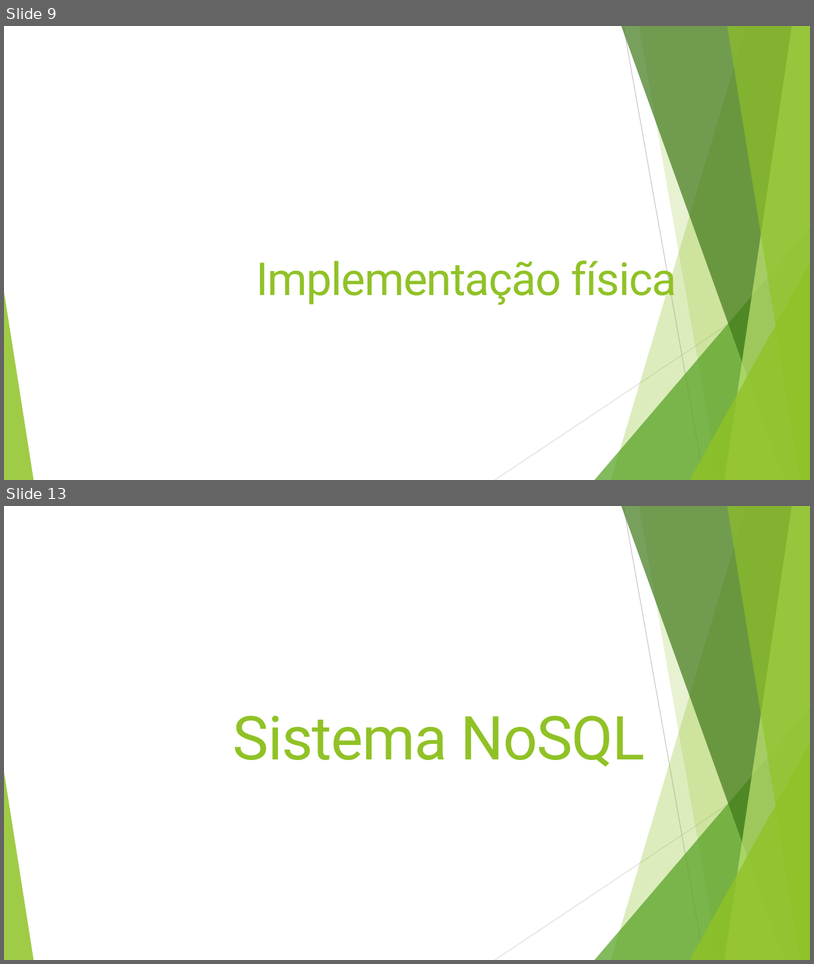
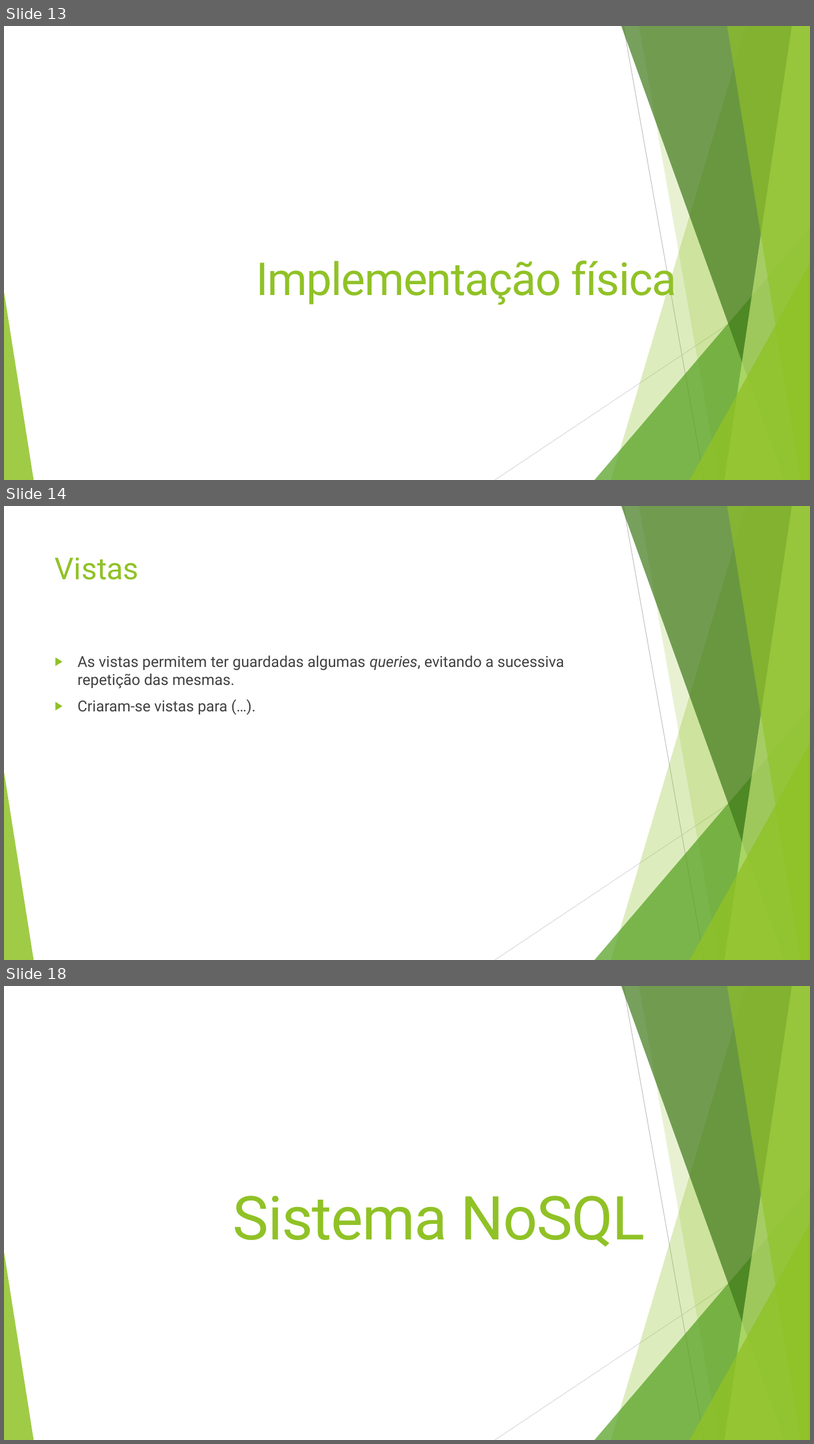
Before and after one commit to JRI98/ProjetoBD, a slide deck: Apresentação.pptx. Shown one above the other, each under a label of ours: slides 9 and 13 before the commit, slides 13, 14 and 18 after it; the slides between them are not shown. The pictures are 814x964 and 814x1444 pixels, drawn with LibreOffice and Linux fonts; fonts in the diff are those of the drawing. Boxes give left, top, right and bottom in pixels: in the first picture for what was removed or moved away, otherwise in the second. Text is boxed around its words. In the diff, an @@ line names an element or a change of style, - is before the commit and + after.

```diff
--- a/Apresentação.pptx
+++ b/Apresentação.pptx
@@ slide 14 added at <box>4,506,810,960</box>, background #FFFFFF; not listed: 10 template elements that a slide beside it also shows @@
@@ title added at <box>55,557,139,580</box>, 36 pt, text #90C226 @@
+Vistas
@@ text added at <box>78,655,564,714</box>, 18 pt, text #404040 @@
+▶ As vistas permitem ter guardadas algumas queries, evitando a sucessiva repetição das mesmas.
+▶ Criaram-se vistas para (…).
@@ what was slide 9 is now slide 13 @@
@@ what was slide 13 is now slide 18 @@
```
Also in this commit, not shown: 3 slides changed, 10 other slides added, 3 slides removed.
